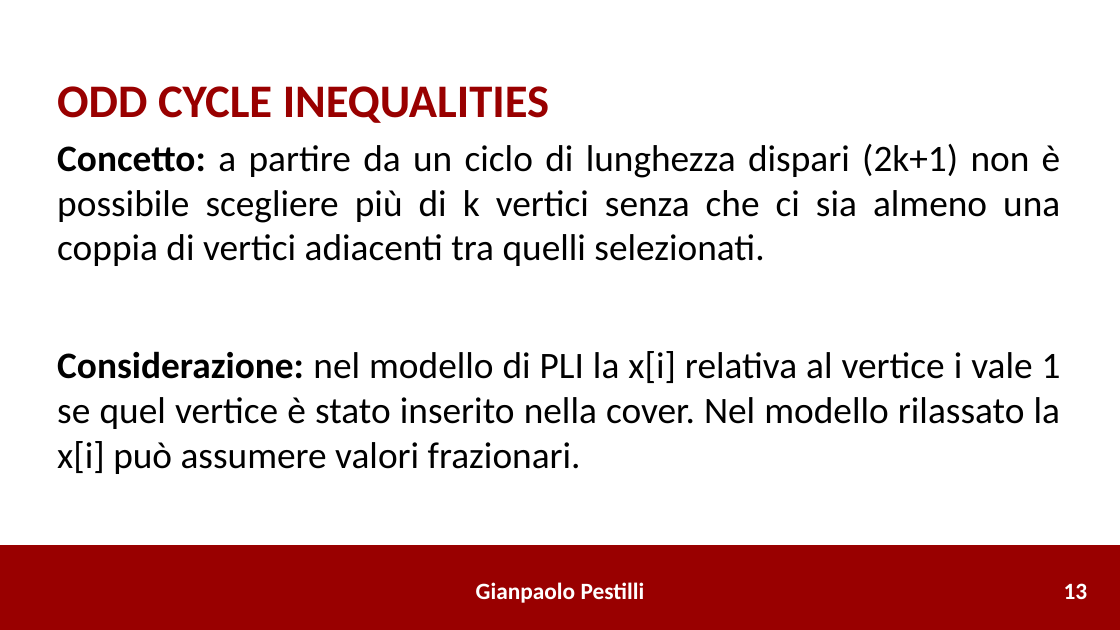
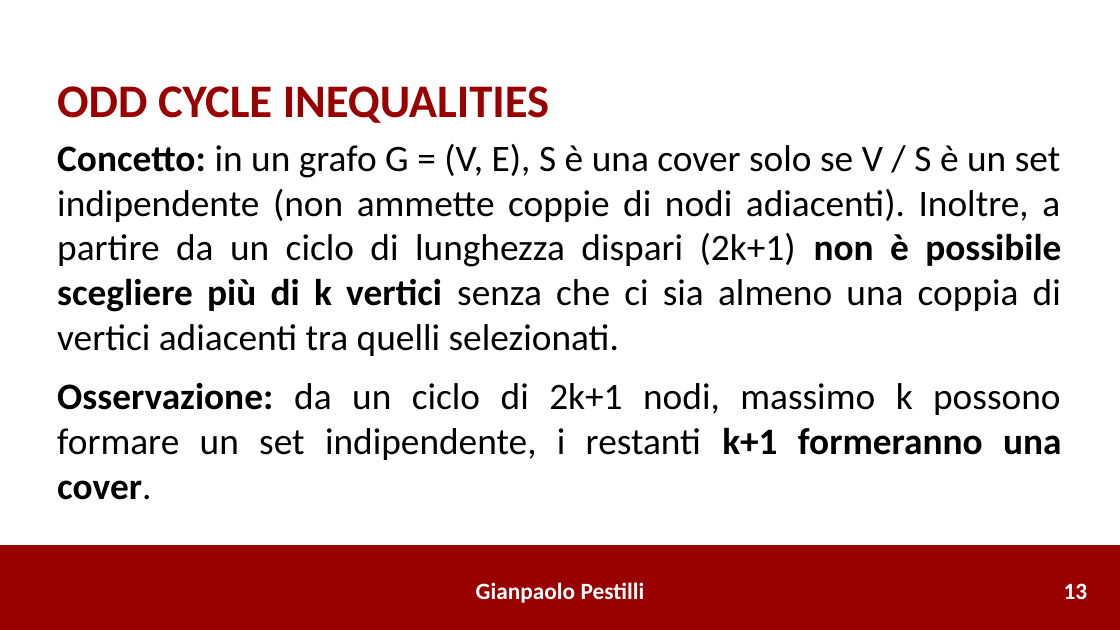
Before and after one commit to gianpaolo-pestilli/amod_project, a slide deck: slide 14 of Presentazione_0386492.pptx. Drawn at 1120x630 pixels with LibreOffice and Linux fonts; fonts in the diff are those of the drawing. Boxes give left, top, right and bottom in pixels: in the first picture for what was removed or moved away, otherwise in the second. Text is boxed around its words. In the diff, an @@ line names an element or a change of style, - is before the commit and + after.

```diff
--- a/Presentazione_0386492.pptx
+++ b/Presentazione_0386492.pptx
@@ text at (57,144,1061,500): text changed @@
-Concetto: a partire da un ciclo di lunghezza dispari (2k+1) non è possibile scegliere più di k vertici senza che ci sia almeno una coppia di vertici adiacenti tra quelli selezionati.
-Considerazione: nel modello di PLI la x[i] relativa al vertice i vale 1 se quel vertice è stato inserito nella cover. Nel modello rilassato la x[i] può assumere valori frazionari.
+Concetto: in un grafo G = (V, E), S è una cover solo se V / S è un set indipendente (non ammette coppie di nodi adiacenti). Inoltre, a partire da un ciclo di lunghezza dispari (2k+1) non è possibile scegliere più di k vertici senza che ci sia almeno una coppia di vertici adiacenti tra quelli selezionati.
+Osservazione: da un ciclo di 2k+1 nodi, massimo k possono formare un set indipendente, i restanti k+1 formeranno una cover.
```
Also in this commit, not shown: 5 other slides changed, 1 other file.
